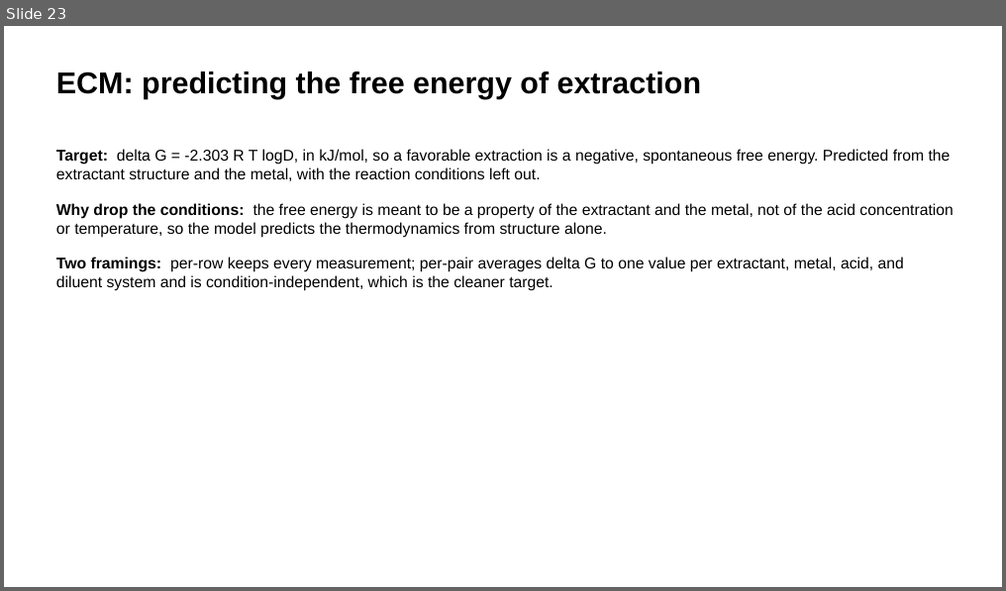
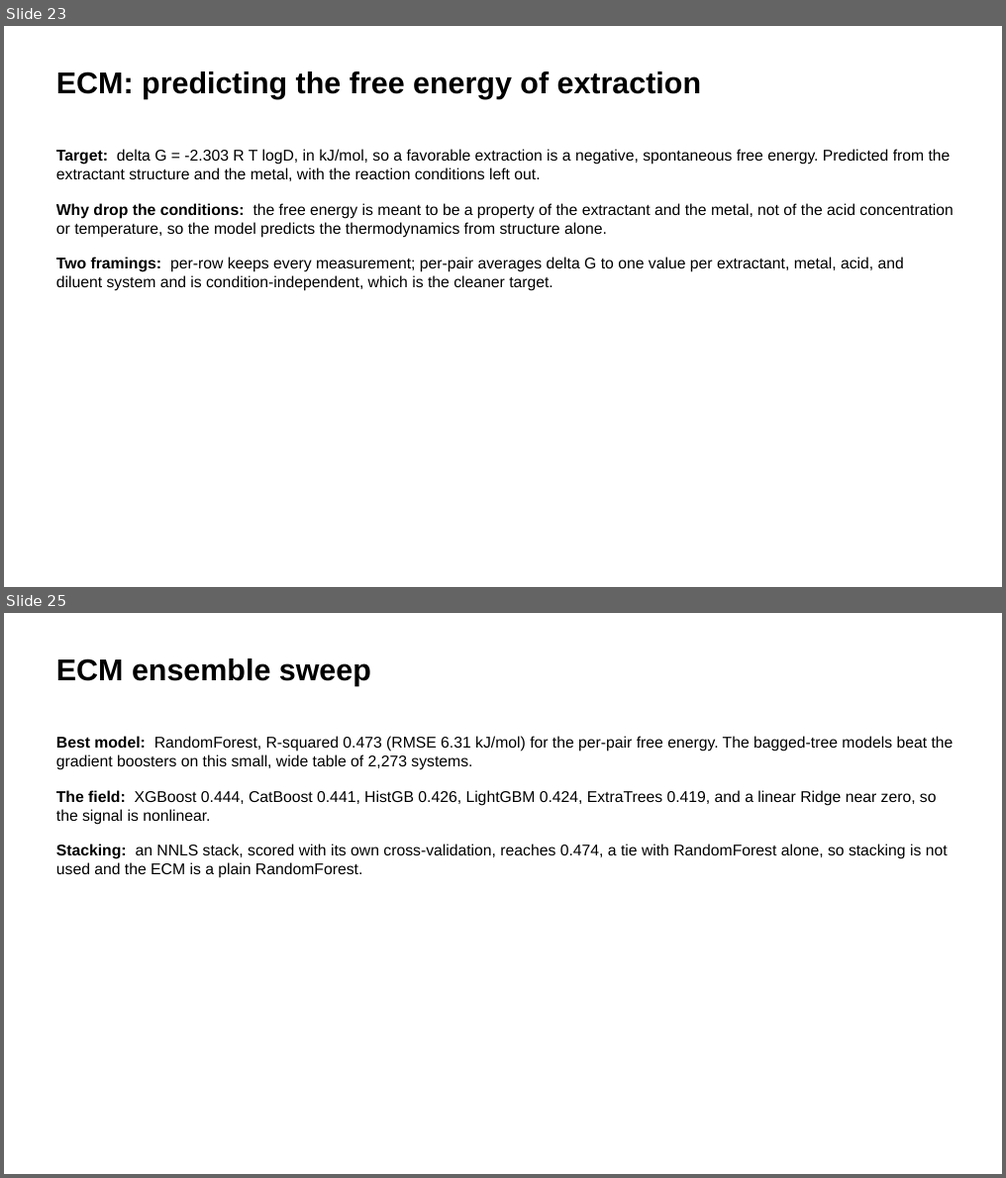
Before and after one commit to SkyEpstein/Machine-learning-to-separate-f-elements-2, a slide deck: docs/REE_Results_Slides_Final.pptx. Shown one above the other, each under a label of ours: slide 23 before the commit, slides 23 and 25 after it; the slides between them are not shown. The pictures are 1006x591 and 1006x1178 pixels, drawn with LibreOffice and Linux fonts; fonts in the diff are those of the drawing. Boxes give left, top, right and bottom in pixels: in the first picture for what was removed or moved away, otherwise in the second. Text is boxed around its words. In the diff, an @@ line names an element or a change of style, - is before the commit and + after.

```diff
--- a/docs/REE_Results_Slides_Final.pptx
+++ b/docs/REE_Results_Slides_Final.pptx
@@ slide 25 added at box(4, 613, 1002, 1174), background #FFFFFF @@
@@ text added at box(56, 659, 371, 686), 29 pt, text #000000, bold @@
+ECM ensemble sweep
@@ text added at box(56, 736, 953, 878), 15 pt, text #000000 @@
+Best model: RandomForest, R-squared 0.473 (RMSE 6.31 kJ/mol) for the per-pair free energy. The bagged-tree models beat the gradient boosters on this small, wide table of 2,273 systems.
+The field: XGBoost 0.444, CatBoost 0.441, HistGB 0.426, LightGBM 0.424, ExtraTrees 0.419, and a linear Ridge near zero, so the signal is nonlinear.
+Stacking: an NNLS stack, scored with its own cross-validation, reaches 0.474, a tie with RandomForest alone, so stacking is not used and the ECM is a plain RandomForest.
```
Also in this commit, not shown: 1 slide changed, 11 other files.
